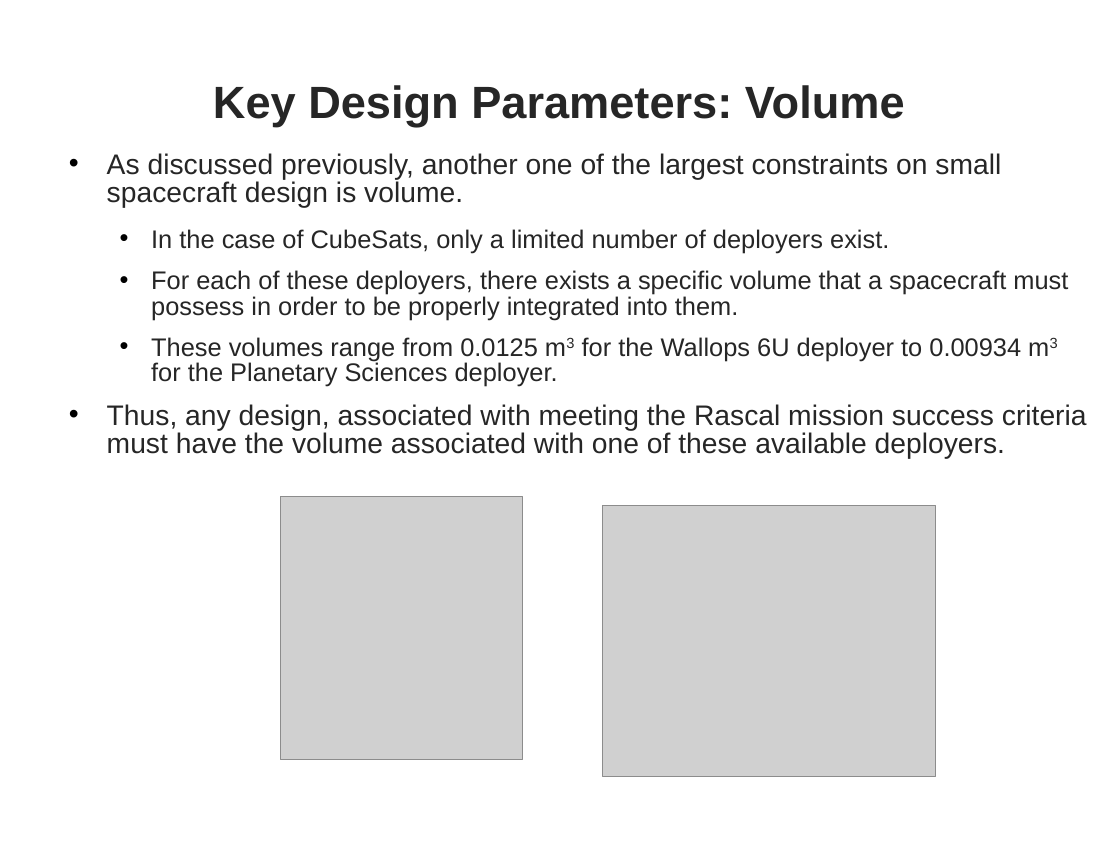
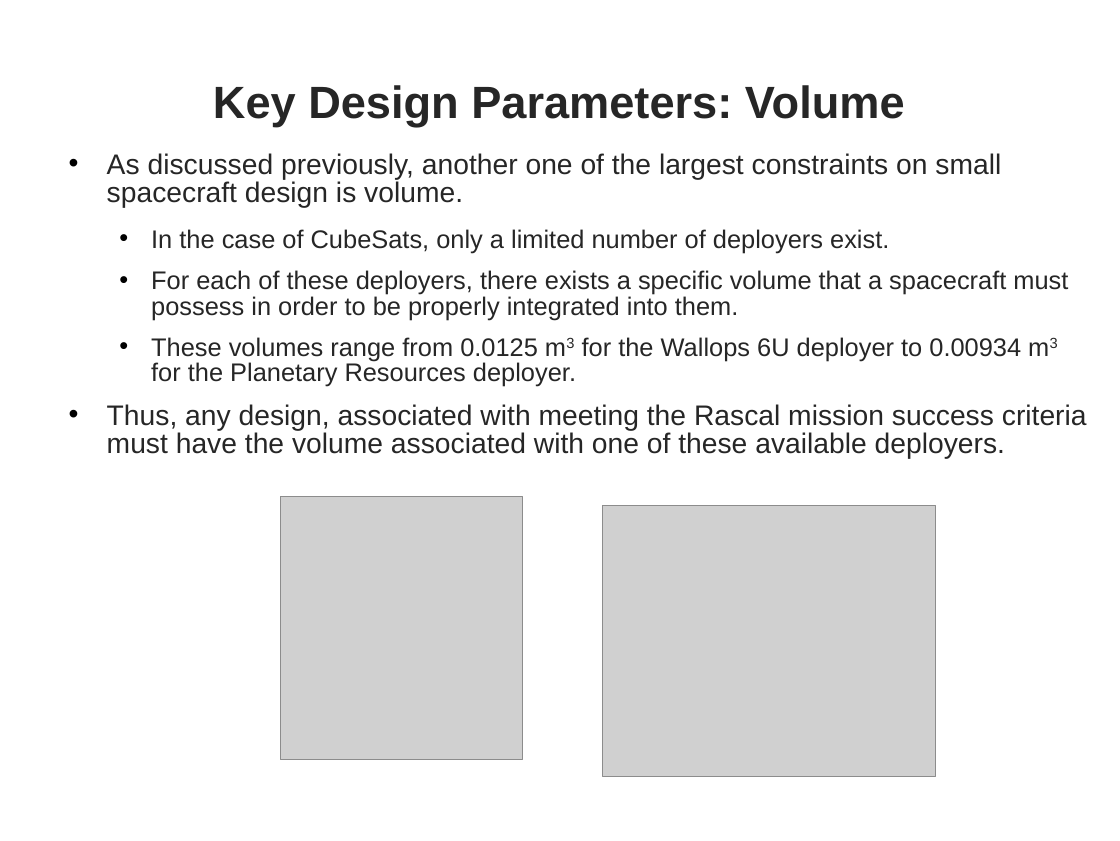
Before and after one commit to RascalSeniorDesign/Preliminary-Design, a slide deck: slide 11 of CMQA/Presentations/First-Semester-Presentation (Internal Use Only).ppt. Drawn at 1120x841 pixels with LibreOffice and Linux fonts; fonts in the diff are those of the drawing; grey boxes stand for pictures; background and template pictures are left out. Boxes give left, top, right and bottom in pixels: in the first picture for what was removed or moved away, otherwise in the second. Text is boxed around its words. In the diff, an @@ line names an element or a change of style, - is before the commit and + after.

```diff
--- a/CMQA/Presentations/First-Semester-Presentation (Internal Use Only).ppt
+++ b/CMQA/Presentations/First-Semester-Presentation (Internal Use Only).ppt
@@ text at [107,153,1087,459]: indent changed @@
@@ text at [151,337,1021,387]: text changed @@
-  • These volumes range from 0.0125 m3 for the Wallops 6U deployer to 0.00934 m3 for the Planetary Sciences deployer.
+  • These volumes range from 0.0125 m3 for the Wallops 6U deployer to 0.00934 m3 for the Planetary Resources deployer.
```
Also in this commit, not shown: 23 other slides changed, 6 slides added, 3 slides removed.
